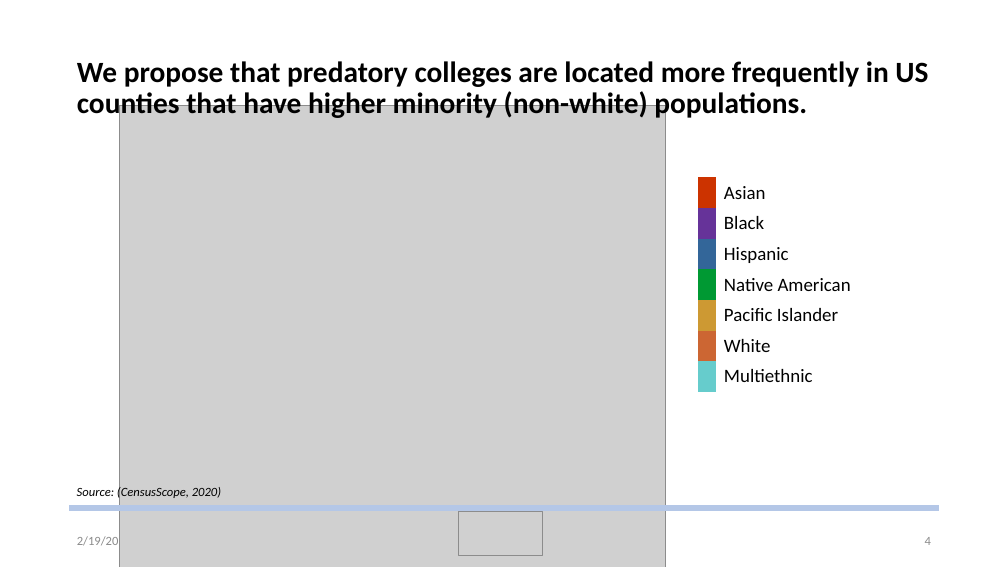
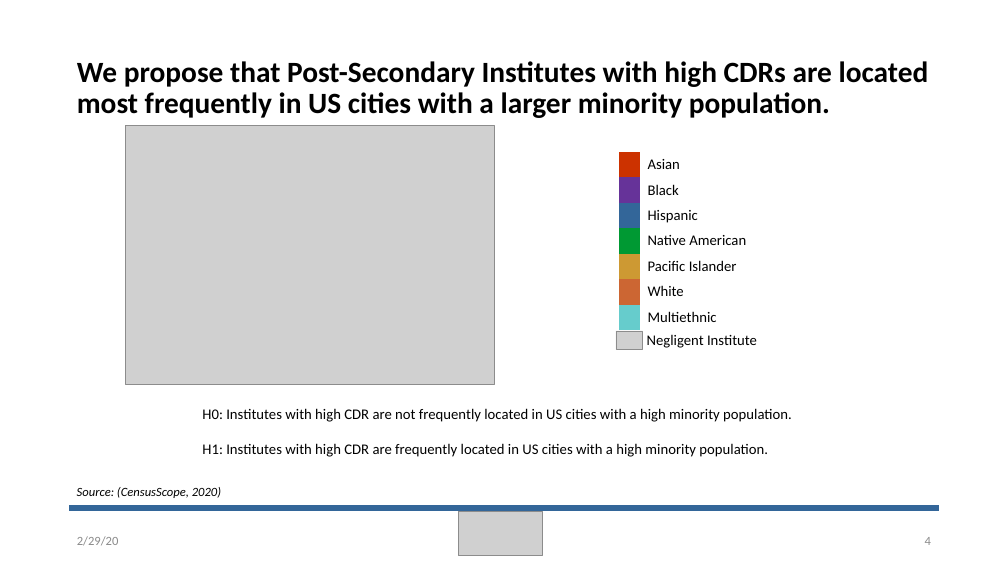
Before and after one commit to NU-Noise/Analysis-of-Cohort-Default-Rates-in-Post-Secondary-Education, a slide deck: slide 4 of proposal/defaultRates.pptx. Drawn at 1008x567 pixels with LibreOffice and Linux fonts; fonts in the diff are those of the drawing; grey boxes stand for pictures; background and template pictures are left out. Boxes give left, top, right and bottom in pixels: in the first picture for what was removed or moved away, otherwise in the second. Text is boxed around its words. In the diff, an @@ line names an element or a change of style, - is before the commit and + after.

```diff
--- a/proposal/defaultRates.pptx
+++ b/proposal/defaultRates.pptx
@@ title at [77, 61, 929, 118]: text changed @@
-We propose that predatory colleges are located more frequently in US counties that have higher minority (non-white) populations.
+We propose that Post-Secondary Institutes with high CDRs are located most frequently in US cities with a larger minority population.
@@ picture: place and size @@
-picture at [119, 106, 665, 567]
+picture at [125, 126, 494, 384]
@@ table at [619, 152, 765, 328] @@
@@ fill #CC3300 to #CC3200 in row 1, column 1 @@
@@ size 18 to 14 pt @@
@@ table: place and size @@
-table at [699, 177, 864, 389]
+table at [619, 152, 765, 328]
@@ picture added at [616, 331, 643, 349] @@
@@ text added at [647, 335, 757, 348], 14 pt, text #000000 @@
+Negligent Institute
@@ text added at [202, 408, 792, 457], 14 pt, text #000000 @@
+H0: Institutes with high CDR are not frequently located in US cities with a high minority population.
+H1: Institutes with high CDR are frequently located in US cities with a high minority population.
@@ line (939, 508) - (70, 508): stroke #B4C7E7 6 pt to #336699 6 pt @@
@@ text at [77, 536, 119, 546]: text changed @@
-2/19/20
+2/29/20
```
Also in this commit, not shown: 7 other slides changed, 8 slides added, 8 slides removed.
